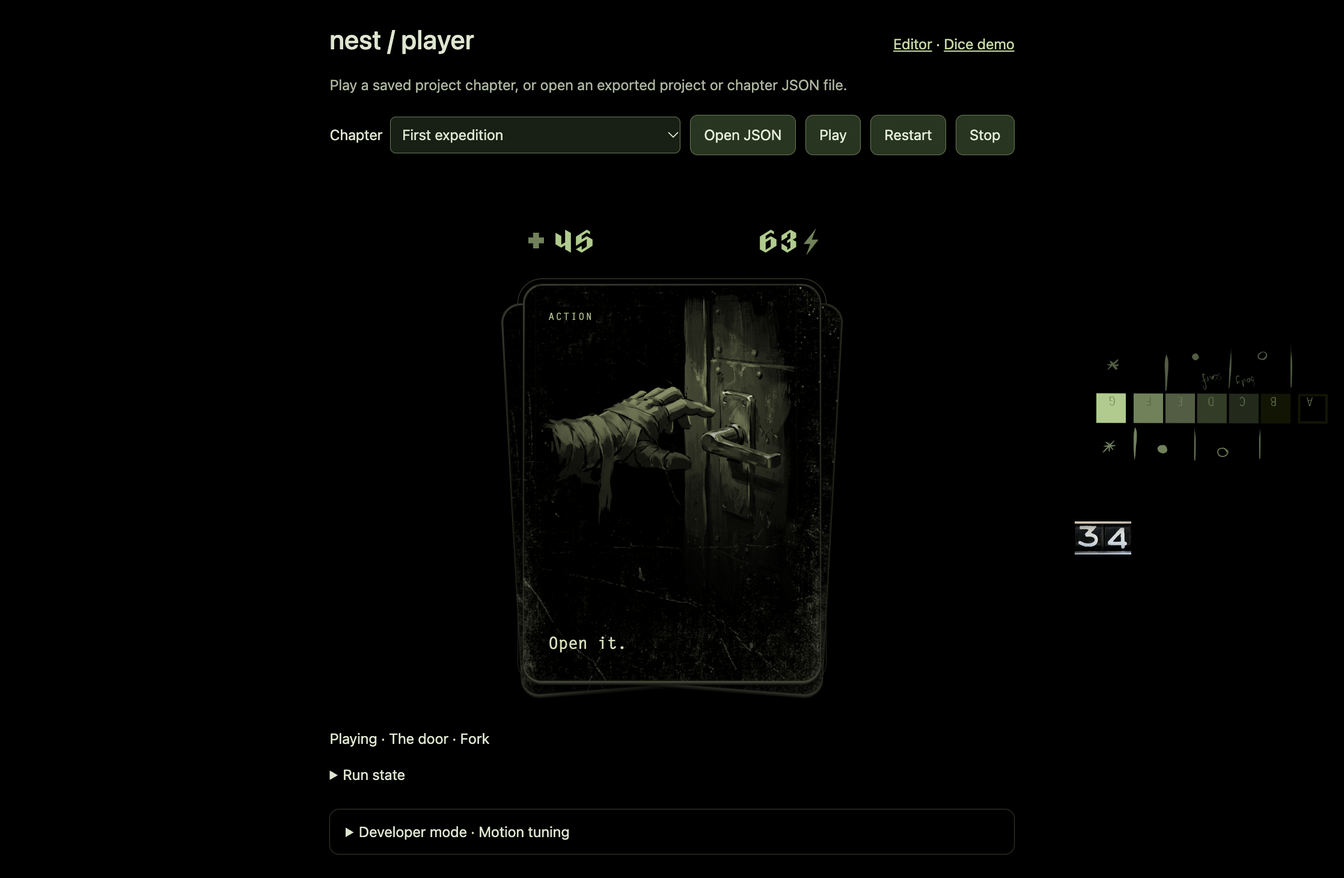
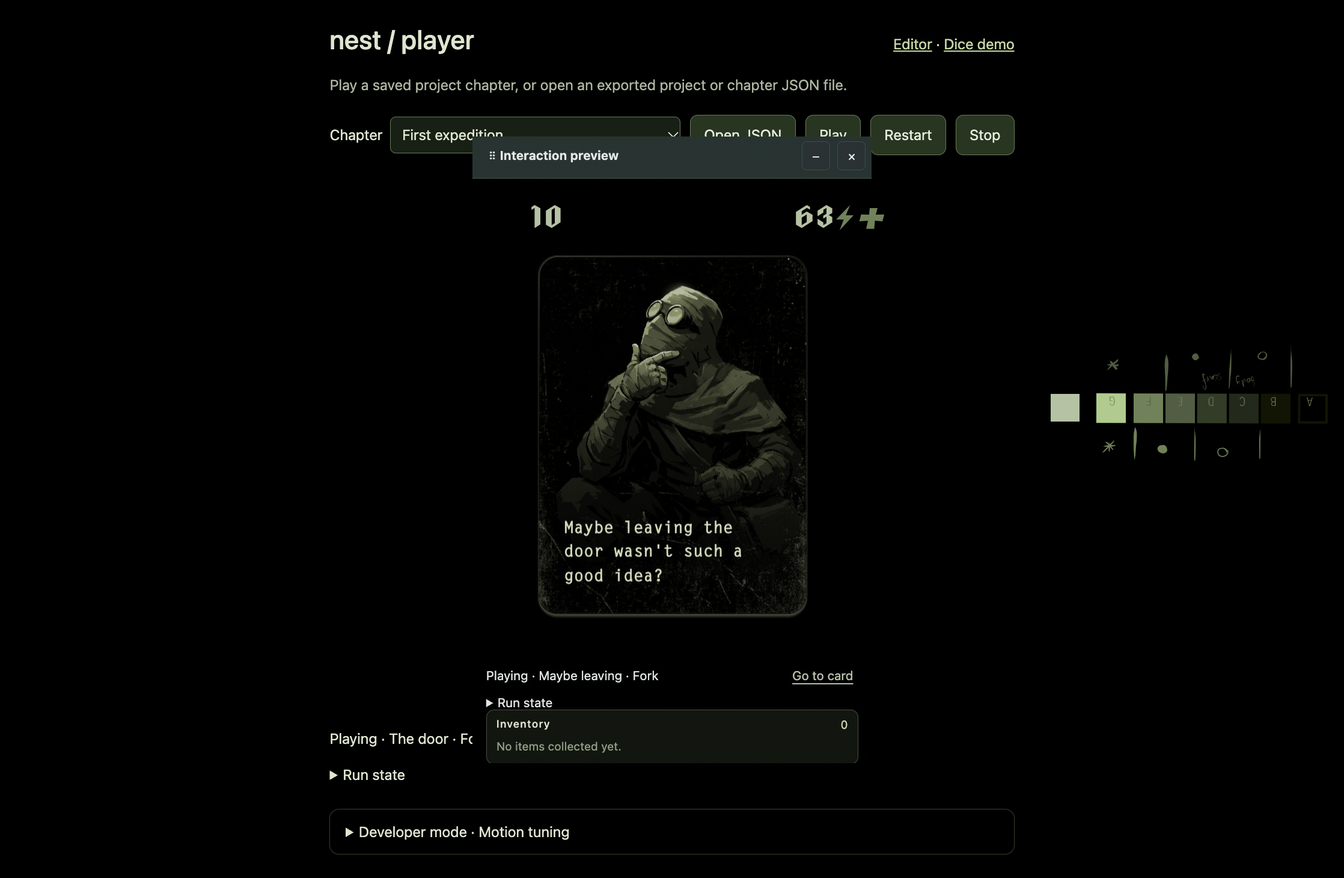
The second 1344 × 878 image is a revision of the first. Changes to its layers:
painted on "Layer 2" over [1050, 393, 1080, 422]
removed layer "Layer 3 copy" over [528, 232, 544, 249]
removed layer "Layer 4" over [803, 228, 819, 255]
added layer "Color Fill 1 copy 2" above "Color Fill 2" over [858, 207, 885, 230]
added layer "Color Fill 2" above "Layer 6" over [836, 204, 854, 231]
hid "Layer 6" over [1074, 521, 1132, 555]
added layer "10" above "63" over [531, 204, 561, 228]
painted on "63" over [759, 204, 833, 253]
hid "45", painted on it over [528, 206, 593, 253]
added layer "Layer 7" above "Layer 1" over [472, 136, 872, 763]
